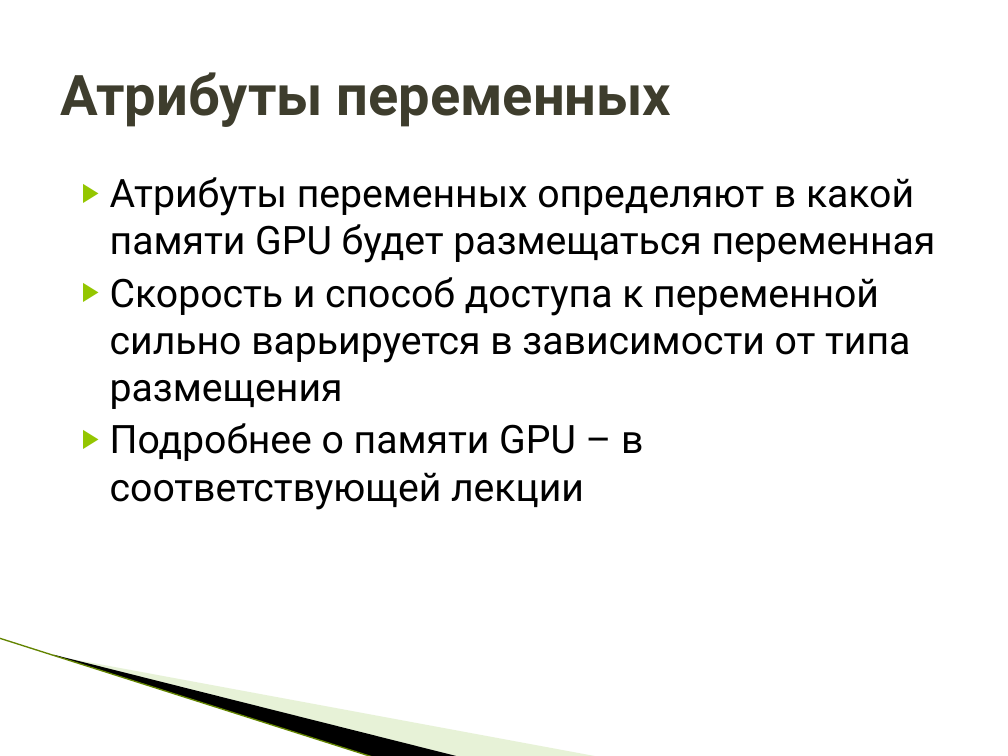
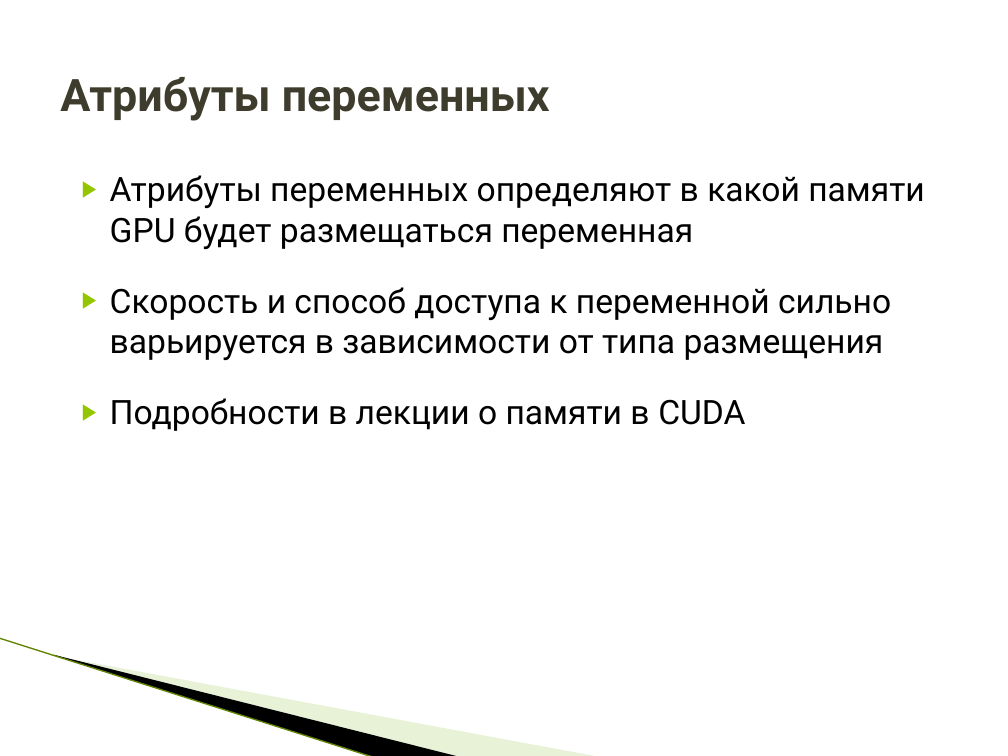
Before and after one commit to HPC-lab-ITIS/CUDA, a slide deck: slide 15 of materials/lec_1/lec_1.pptx (slide 21 before the commit). Drawn at 1008x756 pixels with LibreOffice and Linux fonts; fonts in the diff are those of the drawing; background and template pictures are left out. Boxes give left, top, right and bottom in pixels: in the first picture for what was removed or moved away, otherwise in the second. Text is boxed around its words. In the diff, an @@ line names an element or a change of style, - is before the commit and + after.

```diff
--- a/materials/lec_1/lec_1.pptx
+++ b/materials/lec_1/lec_1.pptx
@@ title "Атрибуты переменных" at box(60, 77, 550, 121): size 40 to 32 pt @@
@@ text at box(110, 175, 925, 360): size 28 to 24 pt in "Атрибуты переменных определяют в какой памяти GPU ...", "Скорость и способ доступа к переменной сильно ..."; more space between paragraphs @@
@@ text at box(110, 398, 745, 431): text changed; size 28 to 24 pt @@
-▶ Подробнее о памяти GPU – в соответствующей лекции
+▶ Подробности в лекции о памяти в CUDA
```
Also in this commit, not shown: 24 other slides changed, 10 slides removed, 3 other files.
